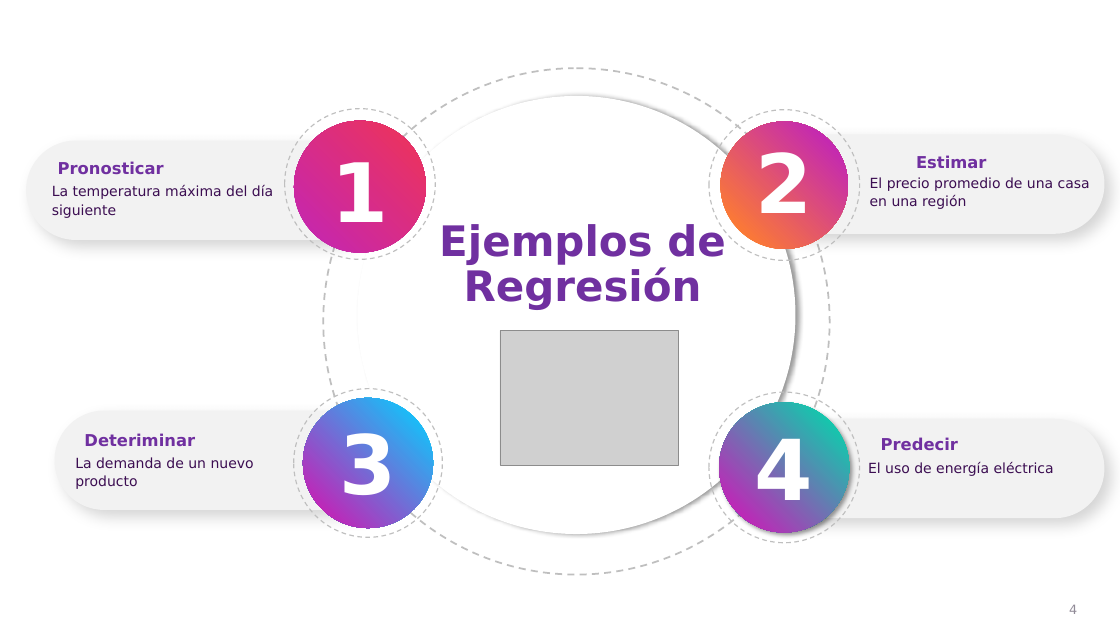
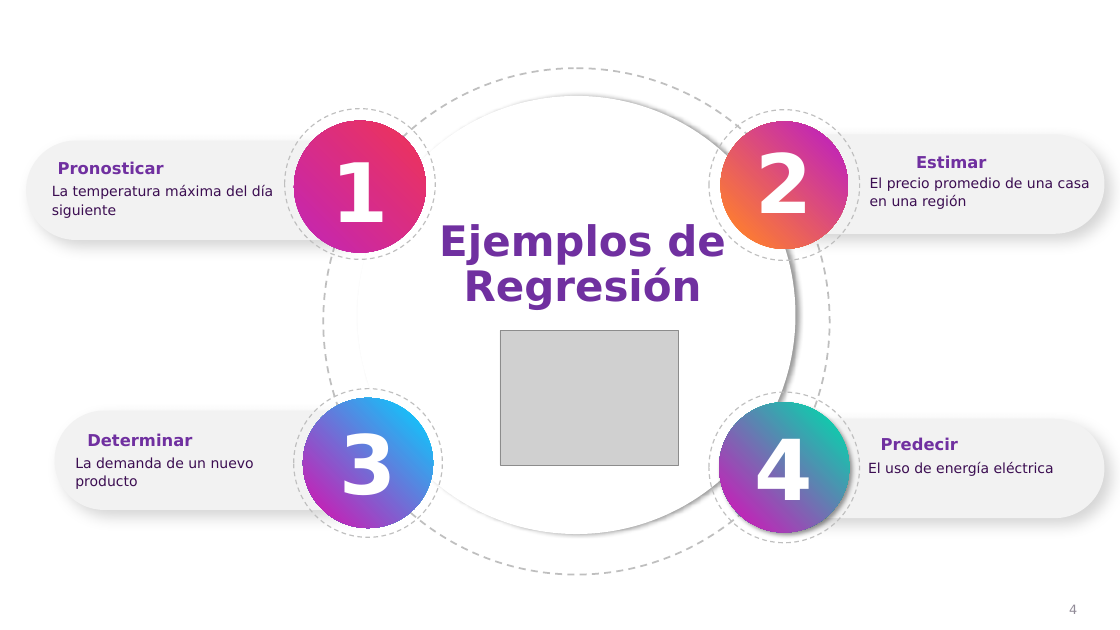
Before and after one commit to csameshiman/Axity_Curso_ML_2023, a slide deck: slide 4 of Diapositivas/Parte 02.Regresión/Sección 02.1.Simple Linear Regression/Simple_Linear_Regression.pptx. Drawn at 1120x630 pixels with LibreOffice and Linux fonts; fonts in the diff are those of the drawing; grey boxes stand for pictures; background and template pictures are left out. Boxes give left, top, right and bottom in pixels: in the first picture for what was removed or moved away, otherwise in the second. Text is boxed around its words. In the diff, an @@ line names an element or a change of style, - is before the commit and + after.

```diff
--- a/Diapositivas/Parte 02.Regresión/Sección 02.1.Simple Linear Regression/Simple_Linear_Regression.pptx
+++ b/Diapositivas/Parte 02.Regresión/Sección 02.1.Simple Linear Regression/Simple_Linear_Regression.pptx
@@ text at <box>87,433,192,447</box>: text changed @@
-Deteriminar
+Determinar
```
